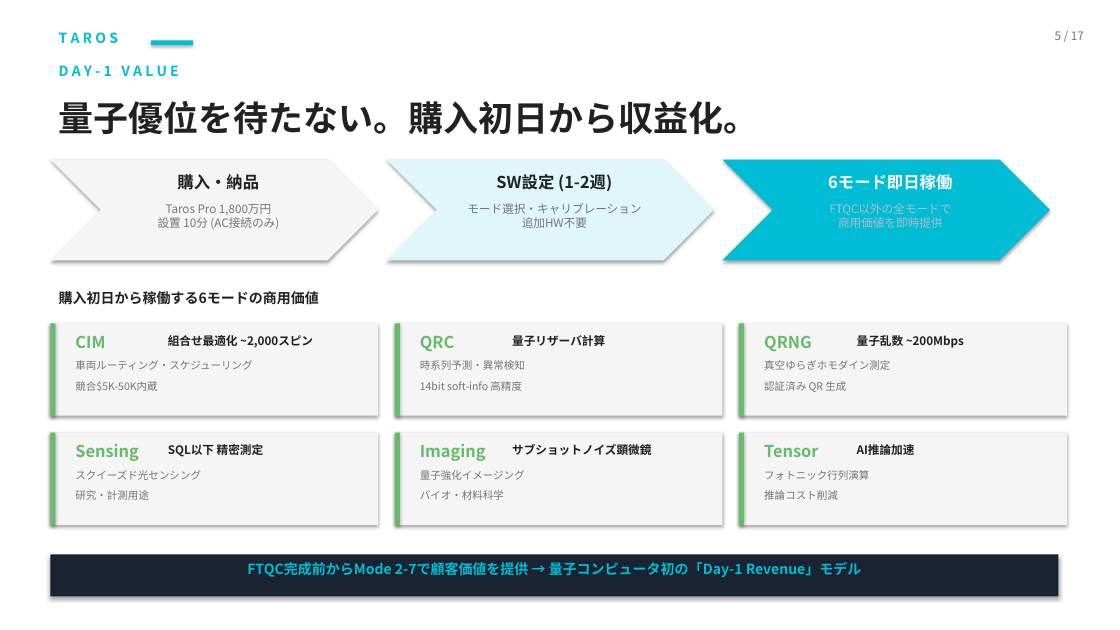
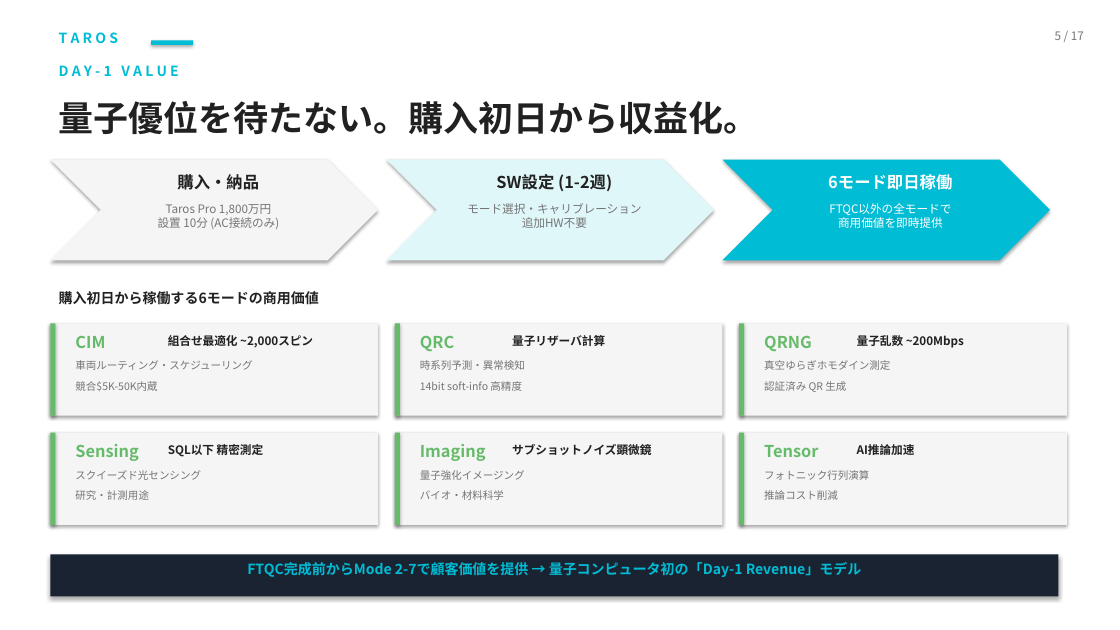
Before and after one commit to TomohiroTani28/Taros, a slide deck: slide 5 of assets/TAROS_Investor_Pitch_Revised.pptx. Drawn at 1120x630 pixels with LibreOffice and Linux fonts; fonts in the diff are those of the drawing. Boxes give left, top, right and bottom in pixels: in the first picture for what was removed or moved away, otherwise in the second. Text is boxed around its words. In the diff, an @@ line names an element or a change of style, - is before the commit and + after.

```diff
--- a/assets/TAROS_Investor_Pitch_Revised.pptx
+++ b/assets/TAROS_Investor_Pitch_Revised.pptx
@@ text "FTQC以外の全モードで 商用価値を即時提供" at <box>829,203,951,228</box>: text colour #B0BEC5 to #FFFFFF @@
```
Also in this commit, not shown: 1 other slide changed, 2 other files.
